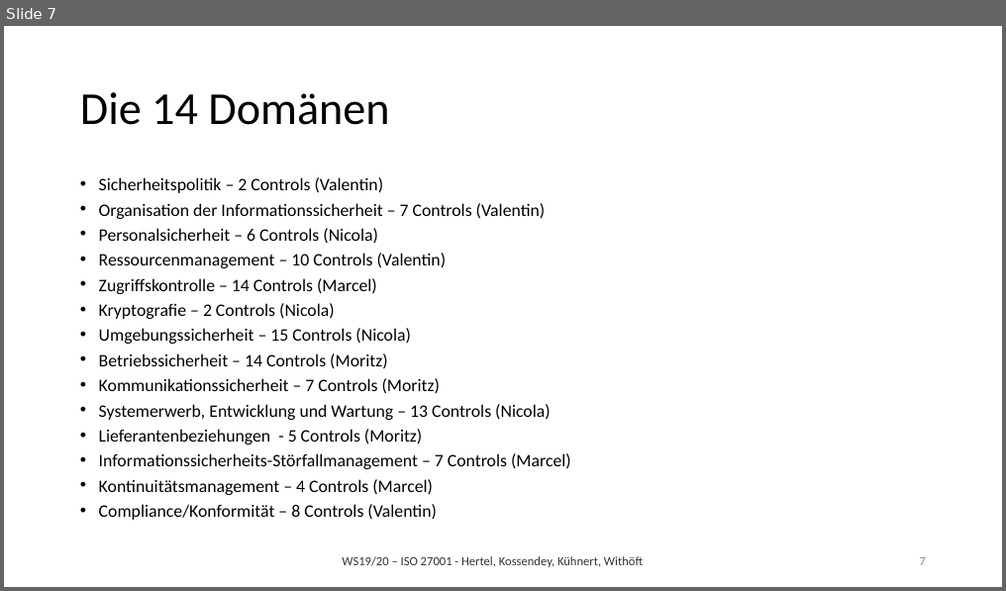
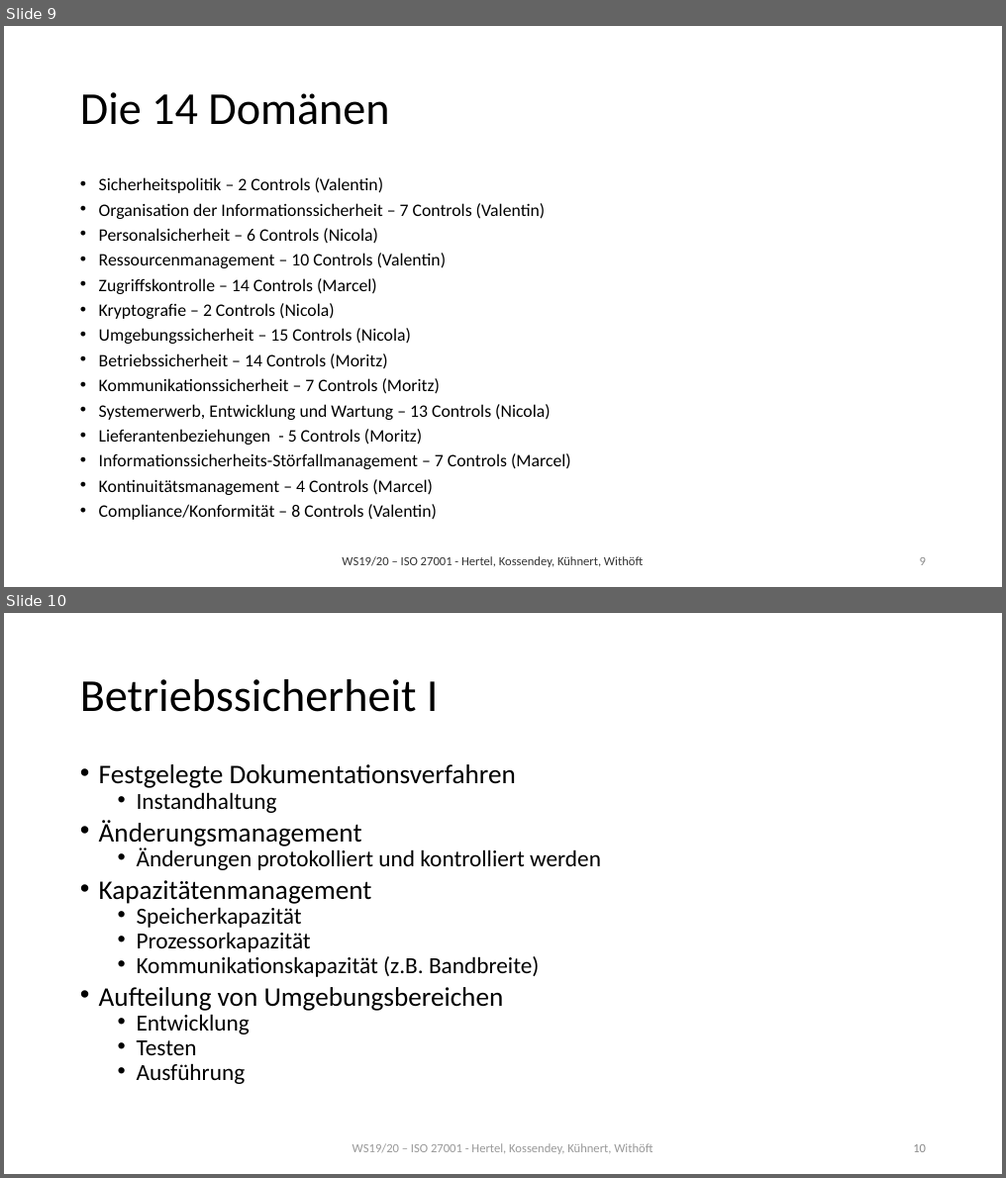
Before and after one commit to mwithoeft/SicherheitUndZuverlaessigkeit, a slide deck: Moritz/merged.pptx. Shown one above the other, each under a label of ours: slide 7 before the commit, slides 9 and 10 after it. The pictures are 1006x591 and 1006x1178 pixels, drawn with LibreOffice and Linux fonts; fonts in the diff are those of the drawing. Boxes give left, top, right and bottom in pixels: in the first picture for what was removed or moved away, otherwise in the second. Text is boxed around its words. In the diff, an @@ line names an element or a change of style, - is before the commit and + after.

Commit message:
Betriebssicherheit und Allgemeines

```diff
--- a/Moritz/merged.pptx
+++ b/Moritz/merged.pptx
@@ slide 10 added at [4,613,1002,1174], background #FFFFFF @@
@@ title added at [80,679,439,712], 44 pt, text #000000 @@
+Betriebssicherheit I
@@ text added at [99,764,601,1084], 22.2 pt, text #000000 @@
+• Festgelegte Dokumentationsverfahren
+  • Instandhaltung
+• Änderungsmanagement
+  • Änderungen protokolliert und kontrolliert werden
+• Kapazitätenmanagement
+  • Speicherkapazität
+  • Prozessorkapazität
+  • Kommunikationskapazität (z.B. Bandbreite)
+• Aufteilung von Umgebungsbereichen
+  • Entwicklung
+  • Testen
+  • Ausführung
@@ text added at [352,1144,652,1155], 12 pt, text #808080 at 80% opacity @@
+WS19/20 – ISO 27001 - Hertel, Kossendey, Kühnert, Withöft
@@ page number added at [913,1145,926,1153], 12 pt, text #8C8C8C @@
+10
@@ what was slide 7 is now slide 9 @@
@@ page number at [920,558,926,566]: text changed @@
-7
+9
```
Also in this commit, not shown: 3 slides changed, 5 other slides added.
